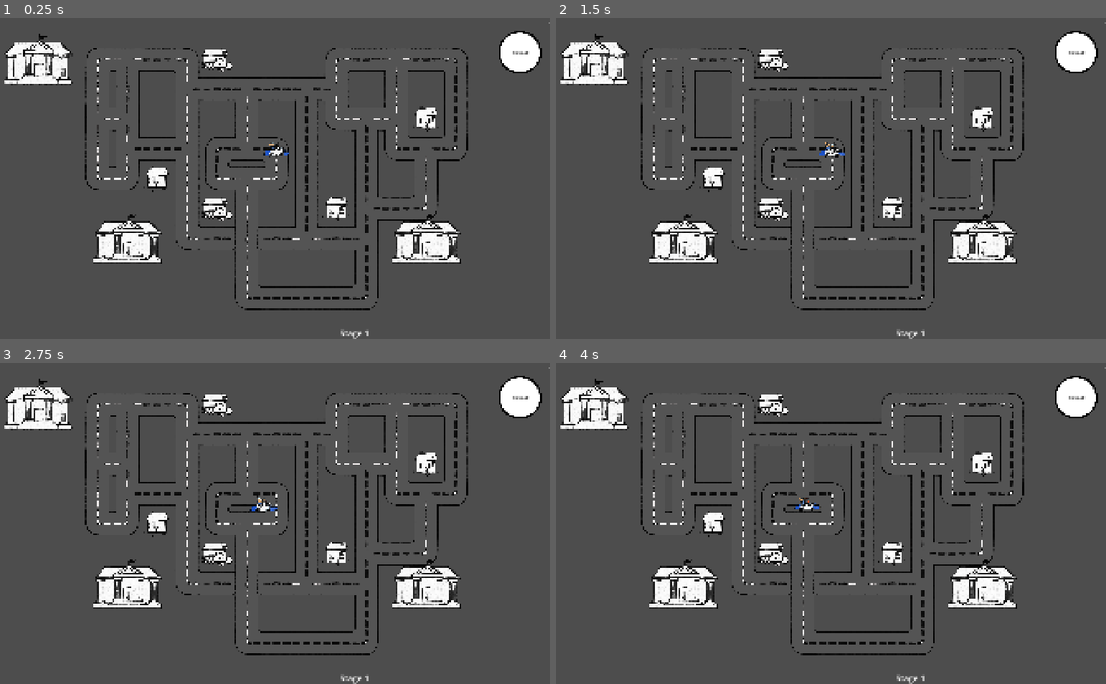
Above: before the commit, frames 1-4 (two rows, left to right).
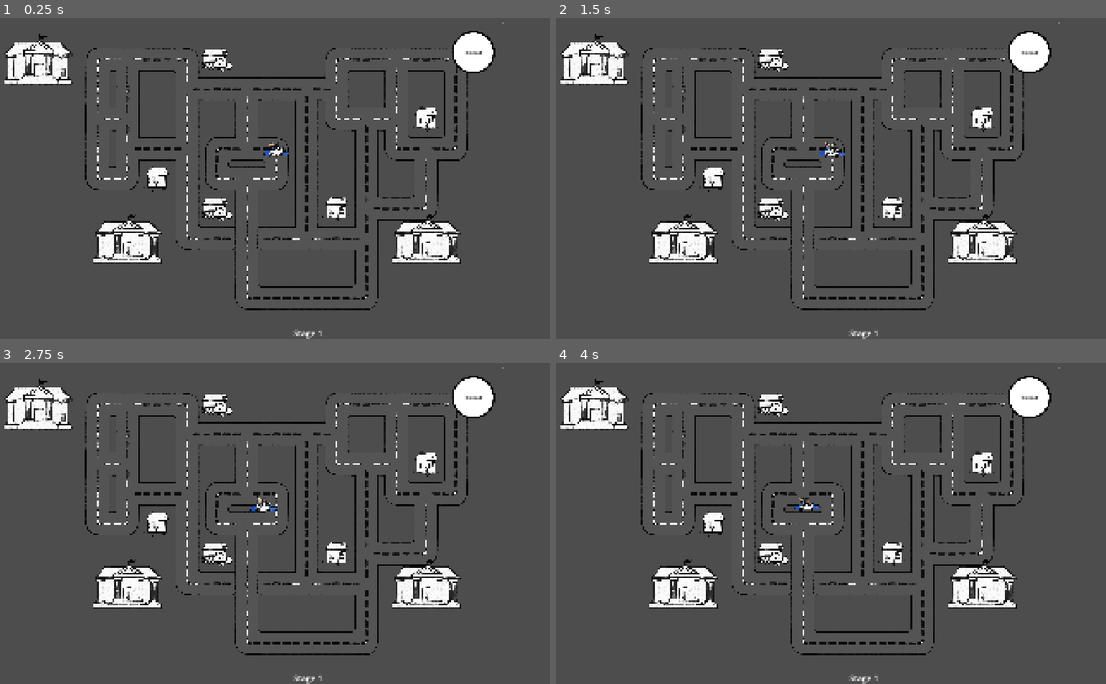
Above: after the commit, the same moments.

Repository: TheWrongUlraf/SummerGameJam2025
Game: Godot game, scene res://scenes/player_movement.tscn
The game is run twice, just before and just after one commit, with the same random seed, the same clock (stepped at 60 frames per second) and the same inputs. This scene is started directly instead of the project's main scene.
Inputs (mouse positions are in pixels of both pictures, inside the frame that each line leads up to):
- Up to frame 1 (0.25 s): no input
- Up to frame 2 (1.5 s): tap Enter at 0.5 s; move the mouse to (946, 162) at 0.52 s; click (946, 162) at 0.67 s; tap Space at 1.25 s; drag from (704, 194) to (792, 242) at 1.27 s
- Up to frame 3 (2.75 s): tap Enter at 2 s; move the mouse to (319, 452) at 2.02 s; click (319, 452) at 2.17 s
- Up to frame 4 (4 s): tap Space at 2.75 s; drag from (792, 587) to (649, 475) at 2.77 s; move the mouse to (990, 571) at 3.52 s; click (990, 571) at 3.67 s

The runs differ from the first frame. In frame 1, 1.8% of the frame differs, in the area x 53-100%, y 1-100%; in frame 2, 1.8%; in frame 3, 1.8%; in frame 4, 1.8%.

Commit message:
Button adjust

Diff:
--- a/objects/InGameHUD.tscn
+++ b/objects/InGameHUD.tscn
@@ -114,5 +114,9 @@
 grow_horizontal = 2
 grow_vertical = 2
 
+[node name="Container" type="Container" parent="RebelHud/Panels"]
+custom_minimum_size = Vector2(152.35, 0)
+layout_mode = 2
+
 [connection signal="pressed" from="RebelHud/Panels/RightControlsPanel/NitroButton/NitroButton" to="." method="_on_nitro_button_pressed"]
 [connection signal="pressed" from="RebelHud/Panels/RightControlsPanel/RevealButton/RevealButton" to="." method="_on_reveal_button_pressed"]
